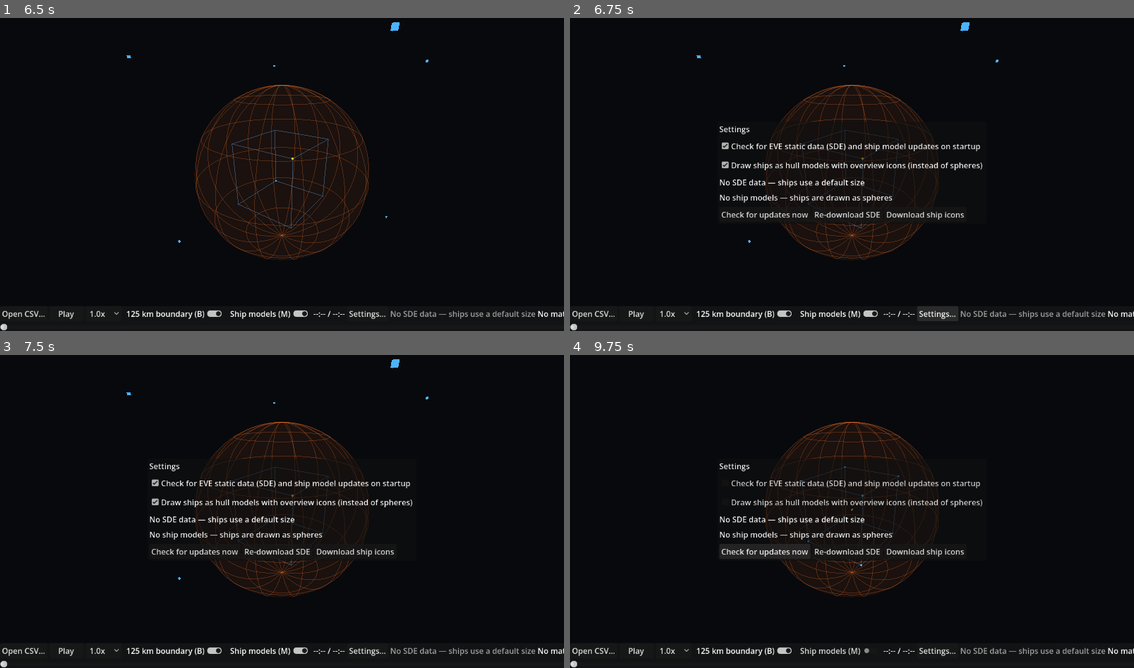
Above: before the commit, frames 1-4 (two rows, left to right).
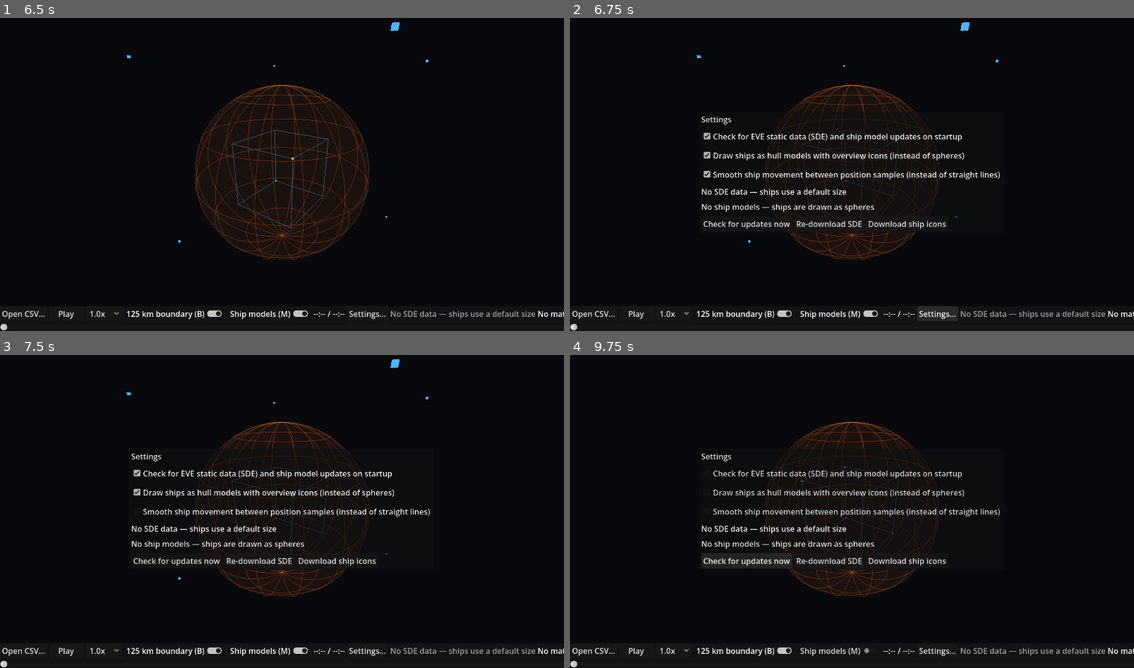
Above: after the commit, the same moments.

Repository: AckbadP/ScrimSimulator
Game: Godot game, scene res://main.tscn
Same seed, same stepped clock (60 frames per second), same inputs: the game is played once before the commit and once after it.
Inputs (mouse positions are in pixels of both pictures, inside the frame that each line leads up to):
- Up to frame 1 (6.5 s): click "Play" at 0.5 s; click "Play" at 1.25 s; click "Open CSV…" at 2 s; click "1.0x" at 2.75 s; click "125 km boundary (B)" at 3.5 s; click "Ship models (M)" at 4.25 s; click "Not now" at 5 s; click "Not now" at 5.75 s
- Up to frame 2 (6.75 s): click "Settings…" at 6.5 s
- Up to frame 3 (7.5 s): click (282, 511) at 7.25 s, where only the run after the commit has a clickable "Smooth ship movement between …"
- Up to frame 4 (9.75 s): click "Check for EVE static data (SD…" at 8 s; click "Draw ships as hull models wit…" at 8.75 s; click "Check for updates now" at 9.5 s

Frame 1 is identical in both runs. In frame 2, 4.6% of the frame differs, in the area x 23-77%, y 29-69%; in frame 3, 4.5%; in frame 4, 4.6%.

Commit message:
smoothed out motion

Diff:
--- a/simulator/scripts/main.gd
+++ b/simulator/scripts/main.gd
@@ -17,6 +17,12 @@
 const MJU_RADIUS_KM := 1.0
 ## Below this speed (m/s) a model keeps its last heading.
 const MIN_HEADING_SPEED := 5.0
+## With smooth motion, heading is the average velocity over this many seconds either side of
+## now (evens out tracking noise), and models turn toward it with this time constant (match s).
+const HEADING_WINDOW_S := 2.0
+const TURN_TIME_S := 0.6
+## A playback step longer than this (a seek) snaps models to their heading instead of turning.
+const MAX_TURN_STEP_S := 2.0
 ## Hull models point their nose along +Z; `Basis.looking_at` aims -Z, so turn them around.
 const MODEL_FORWARD := Basis(Vector3(-1, 0, 0), Vector3(0, 1, 0), Vector3(0, 0, -1))
 const CORNER_COLOR := Color(0.3, 0.7, 1.0)
@@ -36,7 +42,8 @@
 var speed := 1.0
 
 ## pilot -> { node, visual, model_id, icon, label, ship_type, radius, dead, color, tint, death_t,
-## death_marker }; `radius` is the true hull radius in scene units (0 if unknown), `visual` the
+## death_marker, heading, heading_t }; `heading` is the model's rotation as of match time
+## `heading_t`; `radius` is the true hull radius in scene units (0 if unknown), `visual` the
 ## sphere or model under `node`, `model_id` the type ID it shows (0 = sphere), `tint` the colour
 ## the ship is currently drawn in.
 var ships := {}
@@ -48,6 +55,8 @@
 var assets: ShipAssets
 ## Draw hull models + bracket icons instead of spheres (setting `display/ship_models`).
 var models_on := true
+## Smooth ship paths between samples (setting `display/smooth_motion`).
+var smooth_on := true
 ## Corner/centre markers: plain boxes, or MJU models + icons.
 var markers_box: Node3D
 var markers_model: Node3D
@@ -75,6 +84,7 @@
 	assets = ShipAssets.new()
 	add_child(assets)
 	models_on = Settings.get_value("display/ship_models")
+	smooth_on = Settings.get_value("display/smooth_motion")
 	_build_environment()
 	_build_markers()
 	_build_boundary()
@@ -106,6 +116,7 @@
 		file_label.text = "Failed to load %s" % path.get_file()
 		return
 	data = d
+	data.smooth = smooth_on
 	match_path = path
 	for c in ships_root.get_children():
 		c.queue_free()
@@ -190,6 +201,13 @@
 	_apply_visual_mode()
 
 
+func _set_smooth_on(on: bool) -> void:
+	smooth_on = on
+	Settings.set_value("display/smooth_motion", on)
+	if data != null:
+		data.smooth = on
+
+
 ## Switches ships and markers between models + icons and spheres + boxes.
 func _apply_visual_mode() -> void:
 	markers_box.visible = not models_on
@@ -256,7 +274,7 @@
 	ships[pilot] = {
 		"node": node, "visual": visual, "model_id": 0, "icon": icon, "label": label,
 		"ship_type": "", "radius": 0.0, "dead": false, "color": color, "tint": color,
-		"death_t": INF, "death_marker": null,
+		"death_t": INF, "death_marker": null, "heading": Quaternion.IDENTITY, "heading_t": -INF,
 	}
 	if data.deaths.has(pilot):
 		var death: Dictionary = data.deaths[pilot]
@@ -345,7 +363,6 @@
 			continue
 		node.visible = true
 		var pos: Vector3 = s.pos * M_TO_UNITS
-		_face_heading(ship, pilot, pos)
 		node.position = pos
 		if s.ship_type != ship.ship_type or dead != ship.dead:
 			ship.ship_type = s.ship_type
@@ -360,6 +377,7 @@
 			ship.tint = color
 			_refresh_visual(ship)
 			ship.label.modulate = color if not dead else Color(color, 0.7)
+		_face_heading(ship, pilot)
 		var r: float = ship.radius
 		if ship.model_id == 0 or r <= 0.0:
 			r = maxf(r, camera.global_position.distance_to(node.position) * MIN_VISIBLE_ANGLE)
@@ -394,18 +412,32 @@
 	_set_icon(ship.icon, tex, Color(color, maxf(color.a, 0.7)))
 
 
-## Turns model ships to face along their movement (half a second of track).
-func _face_heading(ship: Dictionary, pilot: String, pos: Vector3) -> void:
+## Turns model ships to face along their movement. Smooth motion averages the velocity over
+## `HEADING_WINDOW_S` either side and eases the turn; otherwise half a second of track, snapped.
+func _face_heading(ship: Dictionary, pilot: String) -> void:
 	if ship.model_id == 0:
 		return
-	var prev := data.sample(pilot, time - 0.5)
-	if prev.is_empty():
-		return
-	var v: Vector3 = (pos - prev.pos * M_TO_UNITS) / 0.5 / M_TO_UNITS
-	if v.length() < MIN_HEADING_SPEED:
-		return
-	var up := Vector3.UP if absf(v.normalized().y) < 0.99 else Vector3.RIGHT
-	ship.visual.basis = Basis.looking_at(v, up) * MODEL_FORWARD
+	var window := HEADING_WINDOW_S if smooth_on else 0.5
+	var prev := data.sample(pilot, time - window)
+	var next := data.sample(pilot, time + window) if smooth_on else {}
+	var now := data.sample(pilot, time)
+	var a: Dictionary = prev if not prev.is_empty() else now
+	var b: Dictionary = next if not next.is_empty() else now
+	var target: Quaternion = ship.heading
+	if b.t > a.t:
+		var v: Vector3 = (b.pos - a.pos) / (b.t - a.t)
+		if v.length() >= MIN_HEADING_SPEED:
+			var up := Vector3.UP if absf(v.normalized().y) < 0.99 else Vector3.RIGHT
+			target = (Basis.looking_at(v, up) * MODEL_FORWARD).get_rotation_quaternion()
+	var dt: float = time - ship.heading_t
+	ship.heading_t = time
+	if smooth_on and dt > 0.0 and dt <= MAX_TURN_STEP_S:
+		ship.heading = ship.heading.slerp(target, 1.0 - exp(-dt / TURN_TIME_S))
+	elif smooth_on and dt == 0.0:
+		pass  # Paused: hold the current turn.
+	else:
+		ship.heading = target
+	ship.visual.basis = Basis(ship.heading)
 
 
 ## Scene units from the node's centre to just above an `ICON_PX` icon at the camera's distance.
@@ -708,6 +740,12 @@
 	models_setting.toggled.connect(_set_models_on)
 	box.add_child(models_setting)
 
+	var smooth_setting := CheckBox.new()
+	smooth_setting.text = "Smooth ship movement between position samples (instead of straight lines)"
+	smooth_setting.button_pressed = smooth_on
+	smooth_setting.toggled.connect(_set_smooth_on)
+	box.add_child(smooth_setting)
+
 	var status := Label.new()
 	status.text = sizes.status
 	sizes.status_changed.connect(func(text): status.text = text)
--- a/simulator/scripts/match_data.gd
+++ b/simulator/scripts/match_data.gd
@@ -31,6 +31,8 @@
 var radii: Dictionary = {}
 var start_time := 0.0
 var duration := 0.0
+## Follow a Catmull-Rom spline through the samples instead of straight lines between them.
+var smooth := false
 
 
 static func load_csv(path: String, ship_radii := {}) -> MatchData:
@@ -167,4 +169,18 @@
 	if b.t - a.t > MAX_GAP_S:
 		return {}
 	var w: float = (t - a.t) / (b.t - a.t)
-	return {"t": t, "pos": a.pos.lerp(b.pos, w), "ship_type": a.ship_type}
+	if not smooth:
+		return {"t": t, "pos": a.pos.lerp(b.pos, w), "ship_type": a.ship_type}
+	var pre := _neighbour(track, i - 2, a, b)
+	var post := _neighbour(track, i + 1, b, a)
+	var pos: Vector3 = a.pos.cubic_interpolate_in_time(
+			b.pos, pre.pos, post.pos, w, b.t - a.t, pre.t - a.t, post.t - a.t)
+	return {"t": t, "pos": pos, "ship_type": a.ship_type}
+
+
+## Spline control point beyond `end` (away from `other`): `track[j]` if it exists and isn't
+## across a gap, else `other` mirrored through `end`.
+static func _neighbour(track: Array, j: int, end: Dictionary, other: Dictionary) -> Dictionary:
+	if j >= 0 and j < track.size() and absf(track[j].t - end.t) <= MAX_GAP_S:
+		return track[j]
+	return {"t": end.t * 2.0 - other.t, "pos": end.pos * 2.0 - other.pos}
--- a/simulator/scripts/settings.gd
+++ b/simulator/scripts/settings.gd
@@ -7,6 +7,7 @@
 const DEFAULTS := {
 	"sde/auto_update": true,
 	"display/ship_models": true,
+	"display/smooth_motion": true,
 }
 
 static var _cfg: ConfigFile
--- a/simulator/tests/test_main.gd
+++ b/simulator/tests/test_main.gd
@@ -130,6 +130,7 @@
 
 func test_ship_visibility_and_position() -> void:
 	var m := _main()
+	m._set_smooth_on(false)  # Linear, so mid-segment positions are easy to state.
 	m.load_match(_match_csv())
 	m._seek(0.0)
 	m._update_ships()
@@ -263,3 +264,71 @@
 	assert_true(m.models_on)
 	m._unhandled_input(key)
 	assert_false(m.models_on)
+
+
+func test_smooth_motion_setting() -> void:
+	var m := _main()
+	assert_true(m.smooth_on, "on by default")
+	m.load_match(_match_csv())
+	assert_true(m.data.smooth)
+	m._set_smooth_on(false)
+	assert_false(m.data.smooth)
+	assert_eq(Settings.get_value("display/smooth_motion"), false)
+	m.load_match(_match_csv())
+	assert_false(m.data.smooth, "new match picks up the setting")
+
+
+## "p" flies +X at 1 km/s for 10 s, then turns to +Y. Its ship is flagged as a model so
+## `_face_heading` rotates it (tests run with models off).
+func _turning_ship(m: Main) -> Dictionary:
+	var rows := []
+	for t in 21:
+		var p := C + (X * t if t <= 10 else X * 10.0 + Vector3.UP * (t - 10)) * 1000.0
+		rows.append(row(t, "p", "Test Hull", p))
+	m.load_match(write_csv(rows))
+	var ship: Dictionary = m.ships["p"]
+	ship.model_id = 1
+	return ship
+
+
+func _nose(ship: Dictionary) -> Vector3:
+	return ship.visual.basis.z.normalized()
+
+
+func test_smooth_heading_turns_gradually() -> void:
+	var m := _main()
+	var ship := _turning_ship(m)
+	m.time = 5.0
+	m._face_heading(ship, "p")
+	assert_almost(_nose(ship), X, 1e-3, "first update snaps to the heading")
+	var last := _nose(ship)
+	var max_step := 0.0
+	for i in 100:
+		m.time = 5.0 + (i + 1) * 0.1
+		m._face_heading(ship, "p")
+		max_step = maxf(max_step, last.angle_to(_nose(ship)))
+		last = _nose(ship)
+	assert_true(max_step < 0.1, "no sudden turn (max %.3f rad per 0.1 s)" % max_step)
+	assert_true(_nose(ship).angle_to(Vector3.UP) < 0.1, "ends up facing the new course")
+
+
+func test_smooth_heading_snaps_on_seek() -> void:
+	var m := _main()
+	var ship := _turning_ship(m)
+	m.time = 5.0
+	m._face_heading(ship, "p")
+	m.time = 15.0
+	m._face_heading(ship, "p")
+	assert_almost(_nose(ship), Vector3.UP, 1e-3)
+
+
+func test_heading_without_smoothing_snaps() -> void:
+	var m := _main()
+	m._set_smooth_on(false)
+	var ship := _turning_ship(m)
+	m.time = 9.0
+	m._face_heading(ship, "p")
+	assert_almost(_nose(ship), X, 1e-3)
+	m.time = 10.6
+	m._face_heading(ship, "p")
+	assert_almost(_nose(ship), Vector3.UP, 1e-3, "faces the new course right away")
--- a/simulator/tests/test_match_data.gd
+++ b/simulator/tests/test_match_data.gd
@@ -243,3 +243,50 @@
 	var g := MatchData.MAX_GAP_S
 	var d := _load([row(0, "p", "x", Vector3.ZERO), row(g, "p", "x", X * g)])
 	assert_almost(d.sample("p", g / 2.0).pos, X * g / 2.0)
+
+
+# --- smooth sample -------------------------------------------------------------
+
+func test_smooth_sample_passes_through_samples() -> void:
+	var d := _sample_data()
+	d.smooth = true
+	assert_eq(d.sample("p", 0.0).pos, Vector3(0, 0, 0))
+	assert_eq(d.sample("p", 2.0).pos, Vector3(20, 0, 0))
+	assert_eq(d.sample("p", 14.0).pos, Vector3(20, 80, 40))
+
+
+func test_smooth_sample_on_straight_even_track_matches_linear() -> void:
+	var d := _load([
+		row(0, "p", "x", Vector3.ZERO), row(1, "p", "x", X * 10.0),
+		row(2, "p", "x", X * 20.0), row(3, "p", "x", X * 30.0),
+	])
+	d.smooth = true
+	for t in [0.25, 1.5, 2.75]:
+		assert_almost(d.sample("p", t).pos, X * 10.0 * t)
+
+
+func test_smooth_sample_curves_and_is_continuous() -> void:
+	var d := _load([
+		row(0, "p", "x", Vector3.ZERO), row(1, "p", "x", Vector3(10, 0, 0)),
+		row(2, "p", "x", Vector3(10, 10, 0)),
+	])
+	d.smooth = true
+	var mid: Vector3 = d.sample("p", 0.5).pos
+	assert_true(mid.distance_to(Vector3(5, 0, 0)) > 0.1, "rounds the corner, not linear")
+	var before: Vector3 = d.sample("p", 0.999).pos
+	var after: Vector3 = d.sample("p", 1.001).pos
+	assert_true(before.distance_to(after) < 0.1, "no jump at the sample")
+	# Velocity is continuous too: both sides head the same way.
+	var v_in: Vector3 = (before - d.sample("p", 0.99).pos).normalized()
+	var v_out: Vector3 = (d.sample("p", 1.01).pos - after).normalized()
+	assert_true(v_in.dot(v_out) > 0.99, "no kink at the sample")
+
+
+func test_smooth_sample_respects_gaps() -> void:
+	var d := _sample_data()
+	d.smooth = true
+	assert_eq(d.sample("p", 6.0), {})
+	# Segments beside the gap still interpolate (mirrored neighbours, no NaN).
+	var s: Vector3 = d.sample("p", 1.0).pos
+	assert_true(s.is_finite())
+	assert_almost(d.sample("p", 12.0).pos, Vector3(20, 80, 20))
--- a/simulator/tests/test_settings.gd
+++ b/simulator/tests/test_settings.gd
@@ -32,3 +32,7 @@
 
 func test_ship_models_default_on() -> void:
 	assert_eq(Settings.get_value("display/ship_models"), true)
+
+
+func test_smooth_motion_default_on() -> void:
+	assert_eq(Settings.get_value("display/smooth_motion"), true)
